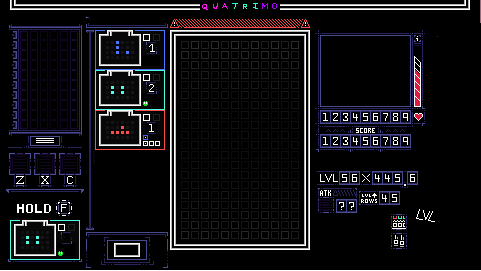
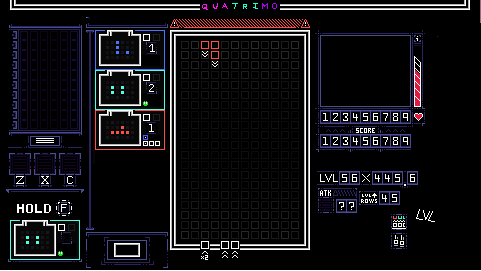
Layer changes from the first 481 x 271 image to the second:
painted on "Layer" over (200, 41, 240, 260)
